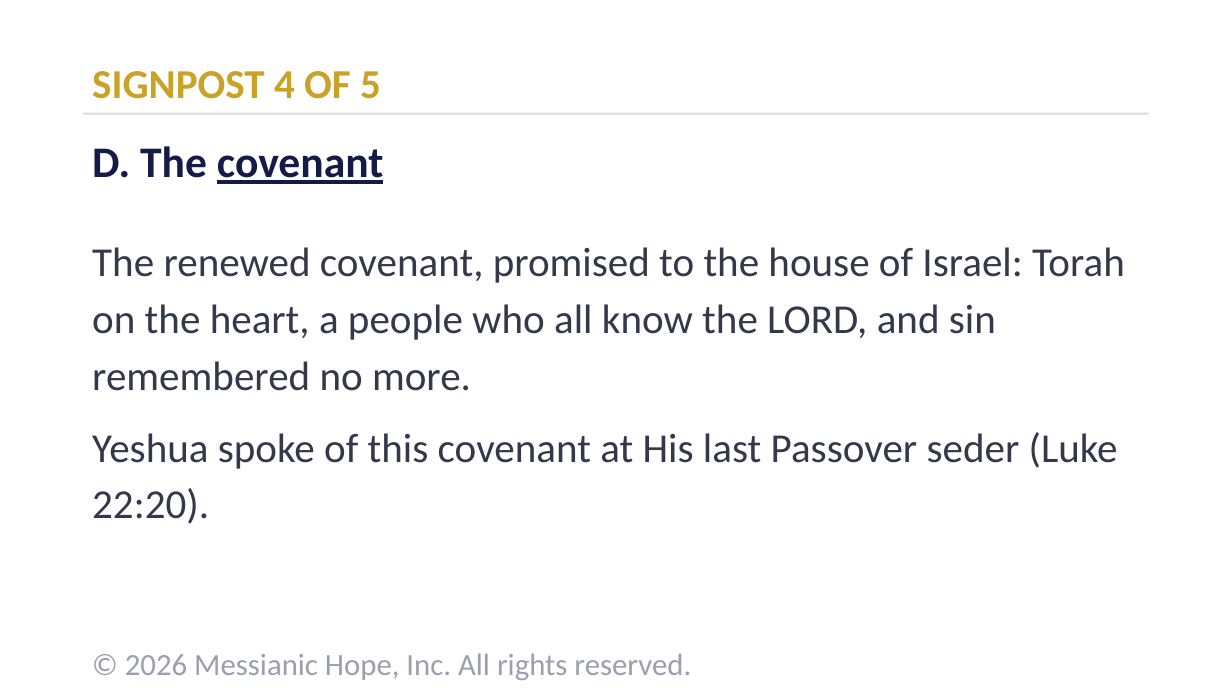
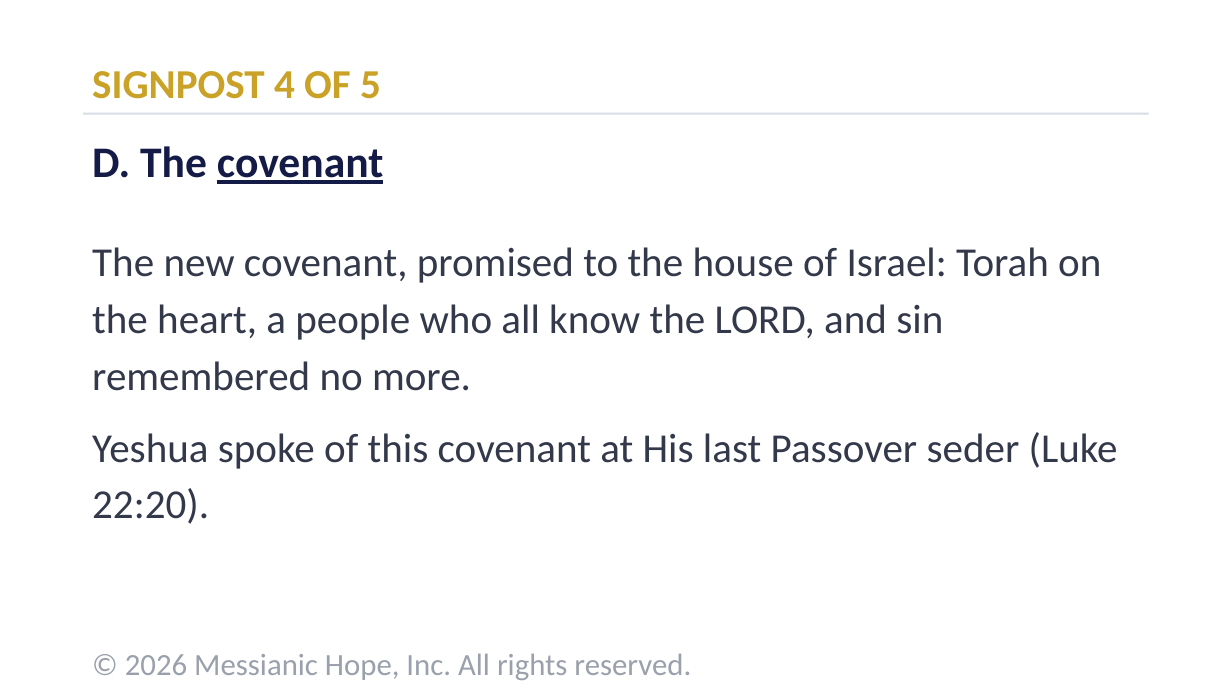
Before and after one commit to dnoff/Weekly-Message---Shuvah-Yisrael, a slide deck: slide 34 of docs/downloads/removing-obstacles.pptx. Drawn at 1232x693 pixels with LibreOffice and Linux fonts; fonts in the diff are those of the drawing. Boxes give left, top, right and bottom in pixels: in the first picture for what was removed or moved away, otherwise in the second. Text is boxed around its words. In the diff, an @@ line names an element or a change of style, - is before the commit and + after.

```diff
--- a/docs/downloads/removing-obstacles.pptx
+++ b/docs/downloads/removing-obstacles.pptx
@@ text at (x1=92, y1=247, x2=1101, y2=391): text changed @@
-The renewed covenant, promised to the house of Israel: Torah on the heart, a people who all know the LORD, and sin remembered no more.
+The new covenant, promised to the house of Israel: Torah on the heart, a people who all know the LORD, and sin remembered no more.
```
Also in this commit, not shown: 1 other file.
